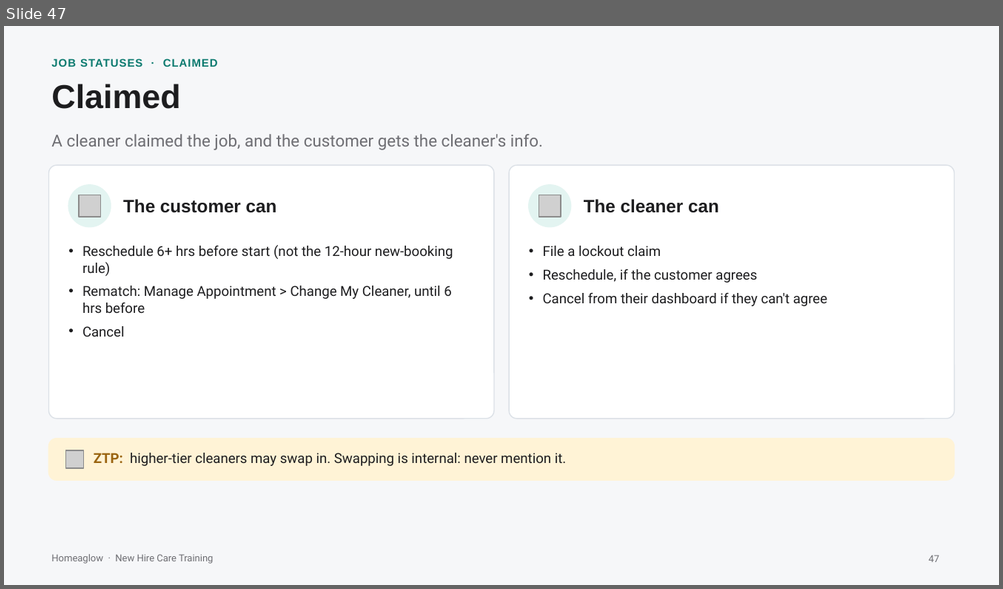
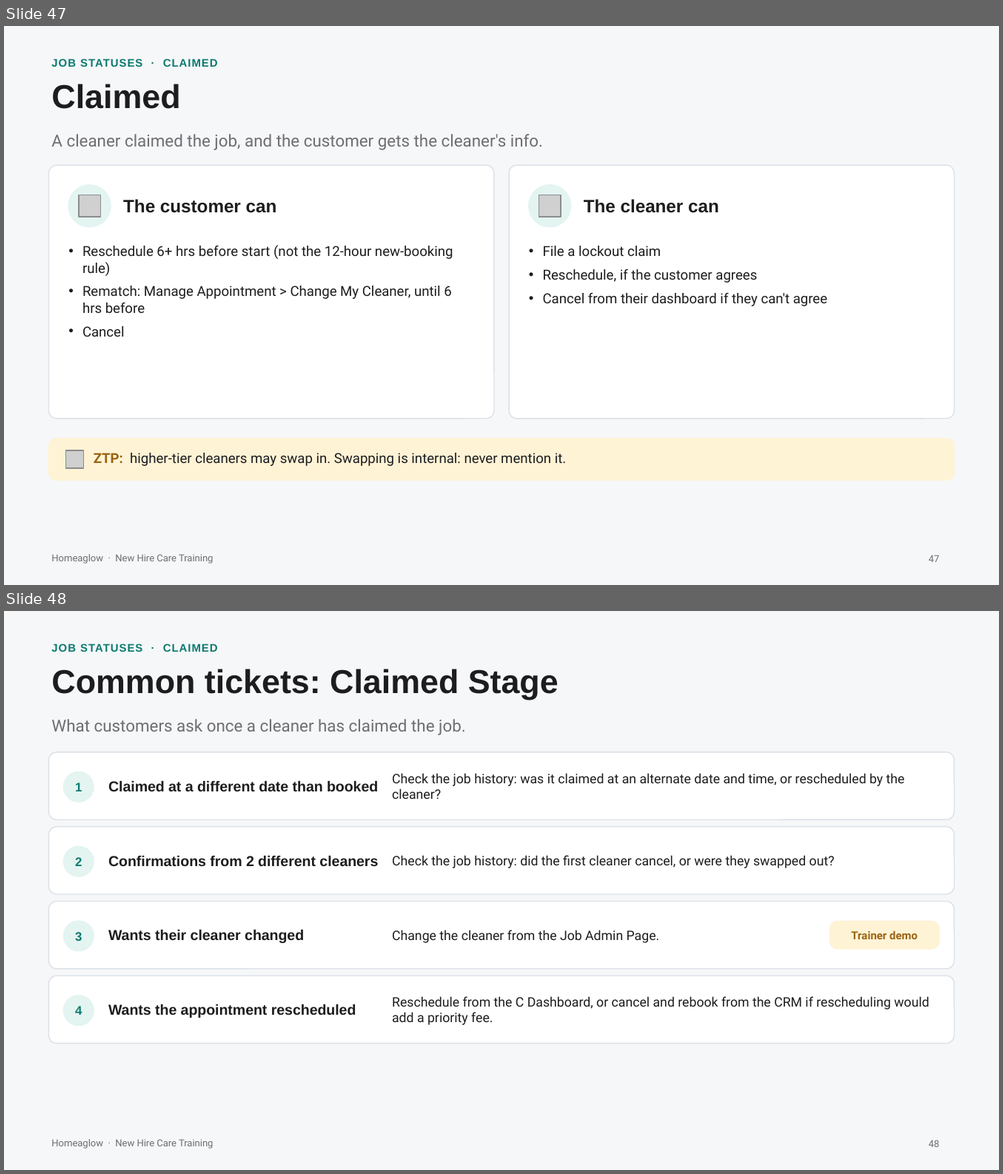
Before and after one commit to anjulimichelle/training, a slide deck: cleaner-foundations/cleaner-foundations-cp-crm.pptx. Shown one above the other, each under a label of ours: slide 47 before the commit, slides 47 and 48 after it. The pictures are 1003x589 and 1003x1174 pixels, drawn with LibreOffice and Linux fonts; fonts in the diff are those of the drawing; grey boxes stand for pictures. Boxes give left, top, right and bottom in pixels: in the first picture for what was removed or moved away, otherwise in the second. Text is boxed around its words. In the diff, an @@ line names an element or a change of style, - is before the commit and + after.

```diff
--- a/cleaner-foundations/cleaner-foundations-cp-crm.pptx
+++ b/cleaner-foundations/cleaner-foundations-cp-crm.pptx
@@ slide 48 added at (4,611,999,1170), background #F6F7F9; not listed: 1 template element that a slide beside it also shows @@
@@ text added at (51,644,218,652), 8 pt, text #0B7A6F, bold @@
+JOB STATUSES · CLAIMED
@@ text added at (51,669,558,700), 24 pt, text #1D1D1F, bold @@
+Common tickets: Claimed Stage
@@ text added at (51,719,466,735), 12 pt, text #6E6E73 @@
+What customers ask once a cleaner has claimed the job.
@@ rounded rectangle added at (48,752,954,820), fill #FFFFFF, outline #DCE1E7 0.75 pt @@
@@ ellipse added at (64,772,94,802), fill #E3F4F1, outline #E3F4F1 1 pt @@
@@ text added at (75,783,82,792), 9 pt, text #0B7A6F, bold @@
+1
@@ text added at (108,780,378,792), 10.5 pt, text #1D1D1F, bold @@
+Claimed at a different date than booked
@@ text added at (392,773,905,799), 9.5 pt, text #1D1D1F @@
+Check the job history: was it claimed at an alternate date and time, or rescheduled by the cleaner?
@@ rounded rectangle added at (48,827,954,894), fill #FFFFFF, outline #DCE1E7 0.75 pt @@
@@ ellipse added at (64,847,94,877), fill #E3F4F1, outline #E3F4F1 1 pt @@
@@ text added at (75,857,82,866), 9 pt, text #0B7A6F, bold @@
+2
@@ text added at (108,855,378,867), 10.5 pt, text #1D1D1F, bold @@
+Confirmations from 2 different cleaners
@@ text added at (392,855,834,869), 9.5 pt, text #1D1D1F @@
+Check the job history: did the first cleaner cancel, or were they swapped out?
@@ rounded rectangle added at (48,901,954,969), fill #FFFFFF, outline #DCE1E7 0.75 pt @@
@@ ellipse added at (64,921,94,951), fill #E3F4F1, outline #E3F4F1 1 pt @@
@@ rounded rectangle added at (830,921,939,949), fill #FFF3D6, outline #FFF3D6 0.75 pt @@
@@ text added at (75,932,82,941), 9 pt, text #0B7A6F, bold @@
+3
@@ text added at (108,929,304,943), 10.5 pt, text #1D1D1F, bold @@
+Wants their cleaner changed
@@ text added at (392,930,660,943), 9.5 pt, text #1D1D1F @@
+Change the cleaner from the Job Admin Page.
@@ text added at (851,931,917,940), 8 pt, text #9A6410, bold @@
+Trainer demo
@@ rounded rectangle added at (48,976,954,1044), fill #FFFFFF, outline #DCE1E7 0.75 pt @@
@@ ellipse added at (64,996,94,1025), fill #E3F4F1, outline #E3F4F1 1 pt @@
@@ text added at (75,1006,82,1015), 9 pt, text #0B7A6F, bold @@
+4
@@ text added at (108,1004,356,1018), 10.5 pt, text #1D1D1F, bold @@
+Wants the appointment rescheduled
@@ text added at (392,997,928,1025), 9.5 pt, text #1D1D1F @@
+Reschedule from the C Dashboard, or cancel and rebook from the CRM if rescheduling would add a priority fee.
@@ page number added at (928,1140,939,1147), 7 pt, text #6E6E73 @@
+48
```
Also in this commit, not shown: 1 slide changed, 1 other file.
